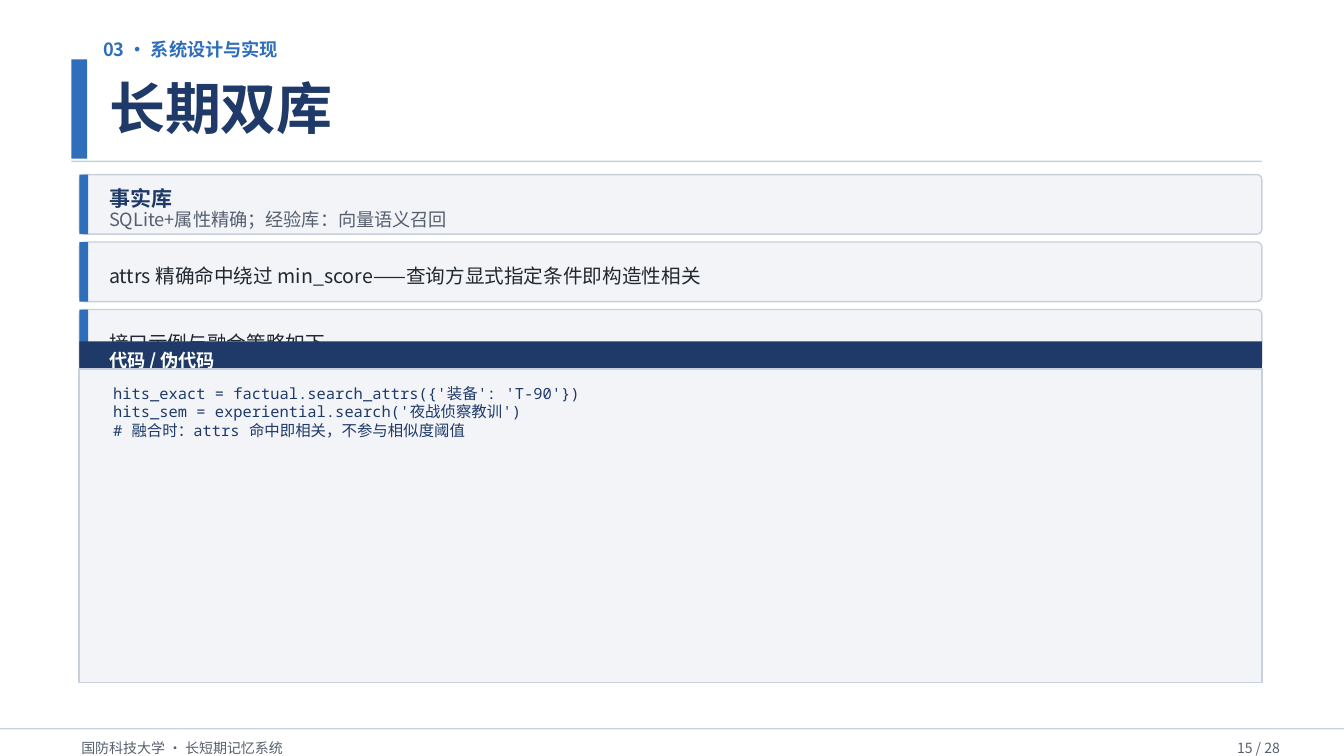
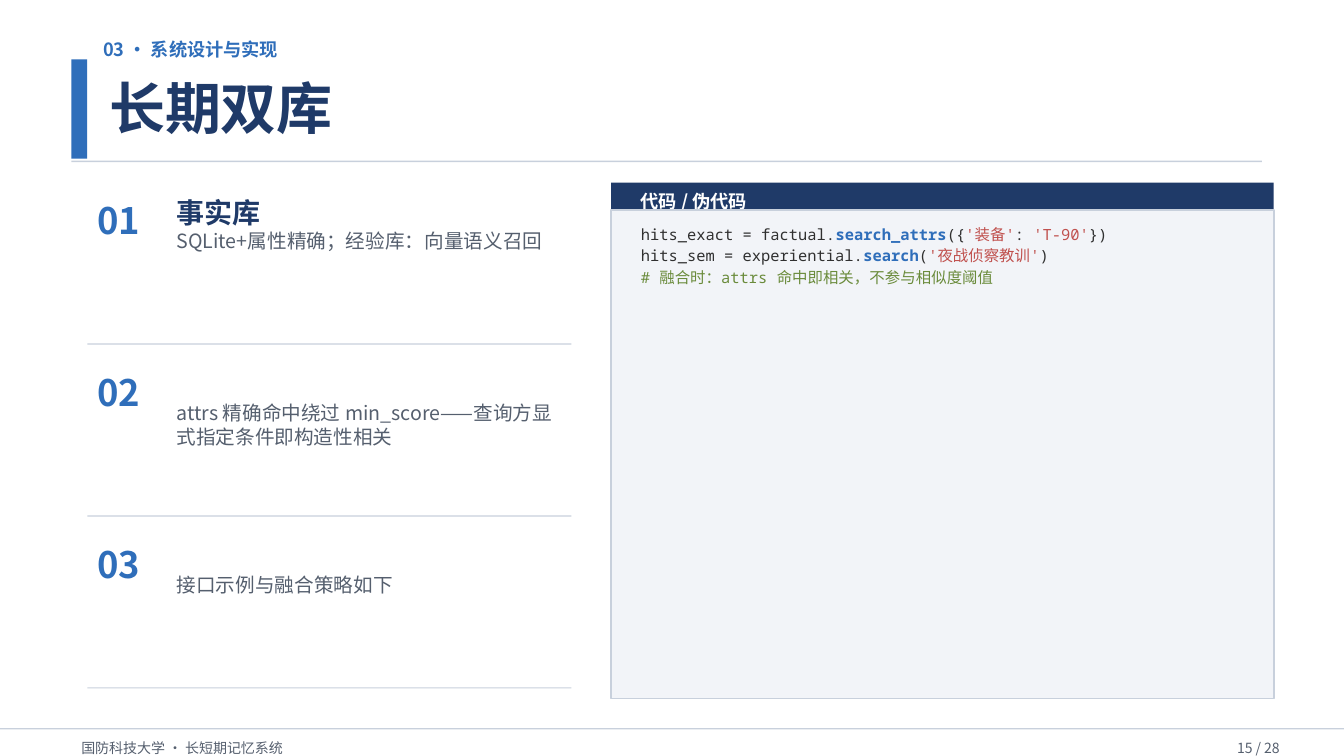
Before and after one commit to Outer-nebula-observer/yz-03, a slide deck: slide 15 of 汇报PPT/最终汇报成果.pptx. Drawn at 1344x756 pixels with LibreOffice and Linux fonts; fonts in the diff are those of the drawing. Boxes give left, top, right and bottom in pixels: in the first picture for what was removed or moved away, otherwise in the second. Text is boxed around its words. In the diff, an @@ line names an element or a change of style, - is before the commit and + after.

```diff
--- a/汇报PPT/最终汇报成果.pptx
+++ b/汇报PPT/最终汇报成果.pptx
@@ rounded rectangle removed at bbox=[80, 174, 1262, 234] @@
@@ rectangle removed at bbox=[80, 174, 89, 234] @@
@@ text added at bbox=[97, 206, 140, 235], 26 pt, text #2F6EBA, bold @@
+01
@@ text "事实库": place and size @@
-text "事实库" at bbox=[109, 188, 172, 208]
+text "事实库" at bbox=[177, 199, 261, 226]
@@ text "事实库" at bbox=[177, 199, 261, 226]: size 15 to 20 pt @@
@@ rectangle added at bbox=[611, 182, 1273, 211], fill #1F3A68 @@
@@ text "代码 / 伪代码": place and size @@
-text "代码 / 伪代码" at bbox=[109, 348, 215, 372]
+text "代码 / 伪代码" at bbox=[641, 190, 746, 214]
@@ text "SQLite+属性精确；经验库：向量语义召回": place and size @@
-text "SQLite+属性精确；经验库：向量语义召回" at bbox=[109, 207, 447, 230]
+text "SQLite+属性精确；经验库：向量语义召回" at bbox=[177, 231, 543, 252]
@@ text "SQLite+属性精确；经验库：向量语义召回" at bbox=[177, 231, 543, 252]: size 13 to 14 pt @@
@@ rectangle: place and size @@
-rectangle at bbox=[80, 369, 1262, 683]
+rectangle at bbox=[611, 211, 1273, 699]
@@ text "hits_exact = factual.search_attrs({'装备': 'T-90'})": place and size @@
-text "hits_exact = factual.search_attrs({'装备': 'T-90'})" at bbox=[113, 386, 580, 438]
+text "hits_exact = factual.search_attrs({'装备': 'T-90'})" at bbox=[641, 227, 1107, 285]
@@ text "hits_exact = factual.search_attrs({'装备': 'T-90'})" at bbox=[641, 227, 1107, 285]: text colour #1F3A68 to #303030 in "hits_exact = factual.search_attrs({'装备': 'T-90'})", "hits_sem = experiential.search('夜战侦察教训')"; text colour #1F3A68 to #2F6EBA, bold on in "factual.search_attrs({'装备':", "experiential.search('夜战侦察教训')"; text colour #1F3A68 to #C0504D in "factual.search_attrs({'装备': 'T-90'})", "experiential.search('夜战侦察教训')"; text colour #1F3A68 to #6A8B3B in "# 融合时：attrs 命中即相关，不参与相似度阈值"; more space between paragraphs @@
@@ rounded rectangle removed at bbox=[80, 242, 1262, 301] @@
@@ rectangle removed at bbox=[80, 242, 89, 301] @@
@@ rounded rectangle removed at bbox=[80, 310, 1262, 369] @@
@@ rectangle removed at bbox=[80, 310, 89, 369] @@
@@ rectangle removed at bbox=[80, 342, 1262, 370] @@
@@ rectangle added at bbox=[88, 344, 572, 345], fill #C8D0DC @@
@@ text added at bbox=[97, 378, 140, 407], 26 pt, text #2F6EBA, bold @@
+02
@@ text "attrs 精确命中绕过 min_score——查询方显式指定条件即构造性相关": place and size @@
-text "attrs 精确命中绕过 min_score——查询方显式指定条件即构造性相关" at bbox=[109, 266, 701, 286]
+text "attrs 精确命中绕过 min_score——查询方显式指定条件即构造性相关" at bbox=[177, 403, 552, 446]
@@ text "attrs 精确命中绕过 min_score——查询方显式指定条件即构造性相关" at bbox=[177, 403, 552, 446]: text colour #222830 to #555F6E @@
@@ rectangle added at bbox=[88, 515, 572, 516], fill #C8D0DC @@
@@ text added at bbox=[97, 550, 140, 579], 26 pt, text #2F6EBA, bold @@
+03
@@ text "接口示例与融合策略如下" at bbox=[177, 575, 393, 594]: text colour #222830 to #555F6E @@
@@ text "接口示例与融合策略如下": place and size @@
-text "接口示例与融合策略如下" at bbox=[109, 330, 325, 356]
+text "接口示例与融合策略如下" at bbox=[177, 575, 393, 594]
@@ rectangle added at bbox=[88, 688, 572, 689], fill #C8D0DC @@
```
Also in this commit, not shown: 6 other slides changed, 1 other file.
